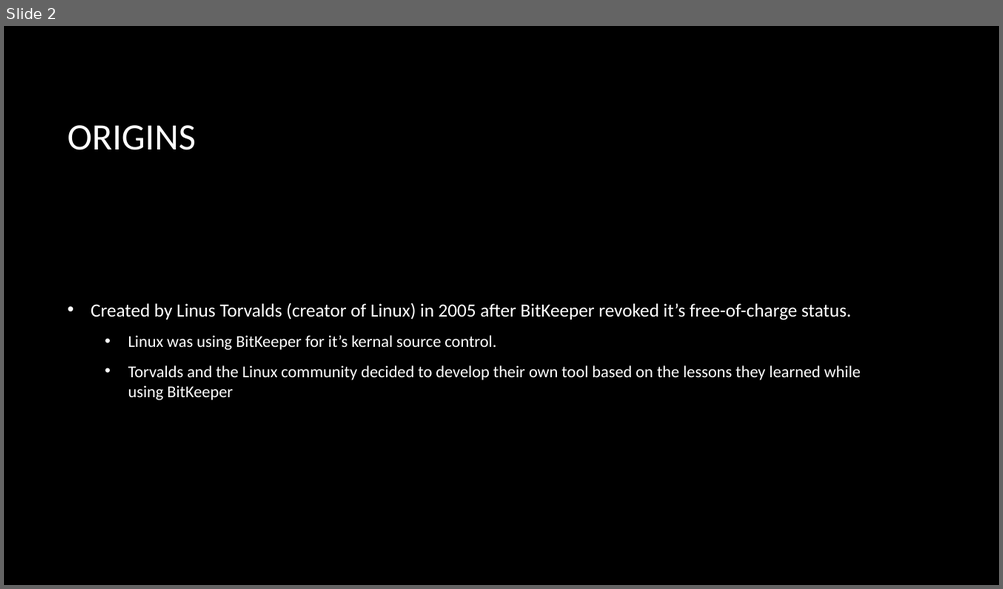
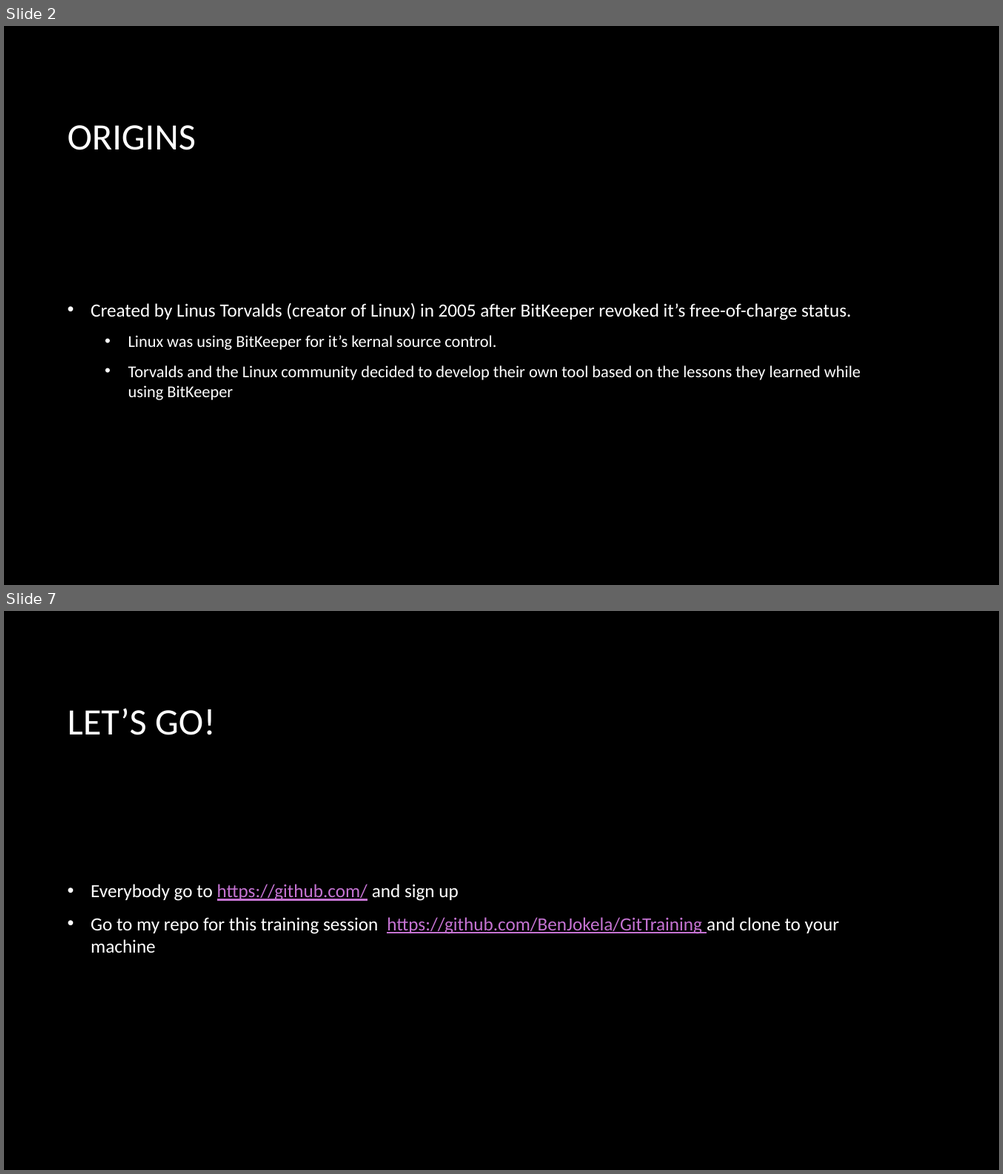
Before and after one commit to BenJokela/GitTraining, a slide deck: GIT 101.pptx. Shown one above the other, each under a label of ours: slide 2 before the commit, slides 2 and 7 after it; the slides between them are not shown. The pictures are 1003x589 and 1003x1174 pixels, drawn with LibreOffice and Linux fonts; fonts in the diff are those of the drawing; background and template pictures are left out. Boxes give left, top, right and bottom in pixels: in the first picture for what was removed or moved away, otherwise in the second. Text is boxed around its words. In the diff, an @@ line names an element or a change of style, - is before the commit and + after.

```diff
--- a/GIT 101.pptx
+++ b/GIT 101.pptx
@@ slide 7 added at [4, 611, 999, 1170], background picture (left out) @@
@@ title added at [68, 708, 215, 735], 36 pt, text #FFFFFF @@
+LET’S GO!
@@ text added at [91, 884, 839, 953], 18 pt, text #FFFFFF @@
+• Everybody go to https://github.com/ and sign up
+• Go to my repo for this training session https://github.com/BenJokela/GitTraining and clone to your machine
```
Also in this commit, not shown: 5 other slides added, 1 slide removed.
